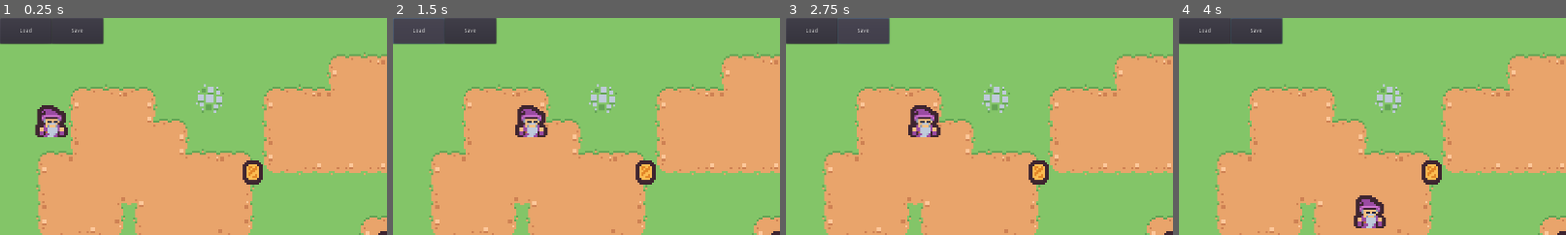
Above: before the commit, frames 1-4 (left to right).
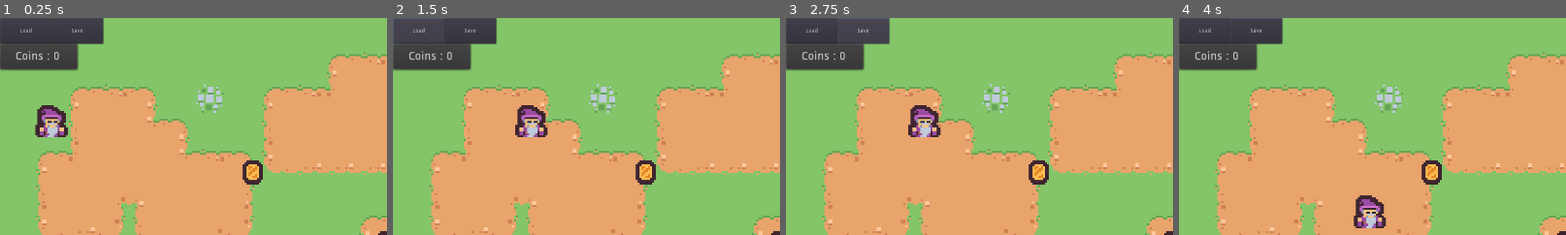
Above: after the commit, the same moments.

Repository: stupidratstudio/thoth
Game: Godot game, scene res://game/levels/level0.tscn
Two runs of this game, one before a commit and one after it. Both use one fixed random seed, a clock stepped at 60 frames per second and the inputs below.
Inputs (mouse positions are % of the whole screen's width and height, from its top left):
- Up to frame 1 (0.25 s): no input
- Up to frame 2 (1.5 s): tap Enter at 0.5 s; move the mouse to (72, 45) at 0.52 s; hold Right (move_right) 0.53-1.25 s; hold Space (move_action) 0.53-1.25 s; click (72, 45) at 0.67 s; click "Load" at 1.25 s
- Up to frame 3 (2.75 s): click "Save" at 2 s
- Up to frame 4 (4 s): move the mouse to (30, 55) at 2.77 s; hold Down (move_down) 2.78-3.53 s; tap 2 at 2.85 s; move the mouse to (60, 28) at 3.52 s; hold Right (move_right) from 3.53 s (still down); tap 3 at 3.6 s
The pictures show only the part of the screen within x 0-50%, y 0-50%; the shares and areas given below are measured in that part.

The runs differ from the first frame. In frame 1, 2.6% of the frame differs, in the area x 0-21%, y 11-25%; in frame 2, 2.6%; in frame 3, 2.6%; in frame 4, 2.6%.

Commit message:
Also write coin

Diff:
--- a/game/levels/level0.tscn
+++ b/game/levels/level0.tscn
@@ -6,6 +6,7 @@
 [ext_resource path="res://game/objects/coin.tscn" type="PackedScene" id=4]
 [ext_resource path="res://game/scripts/level0.gd" type="Script" id=5]
 [ext_resource path="res://game/scenes/buttons.tscn" type="PackedScene" id=6]
+[ext_resource path="res://game/scenes/coin_display.tscn" type="PackedScene" id=7]
 
 [node name="level0" type="Node2D"]
 script = ExtResource( 5 )
@@ -66,3 +67,6 @@
 position = Vector2( 128, 256 )
 
 [node name="buttons" parent="." instance=ExtResource( 6 )]
+
+[node name="coin_display" parent="." instance=ExtResource( 7 )]
+position = Vector2( 0, 64 )
--- a/game/levels/level1.tscn
+++ b/game/levels/level1.tscn
@@ -6,6 +6,7 @@
 [ext_resource path="res://game/scenes/buttons.tscn" type="PackedScene" id=4]
 [ext_resource path="res://game/objects/ghost.tscn" type="PackedScene" id=5]
 [ext_resource path="res://game/scripts/level1.gd" type="Script" id=6]
+[ext_resource path="res://game/scenes/coin_display.tscn" type="PackedScene" id=7]
 
 [node name="level1" type="Node2D"]
 script = ExtResource( 6 )
@@ -64,3 +65,6 @@
 position = Vector2( 752, 560 )
 
 [node name="buttons" parent="." instance=ExtResource( 4 )]
+
+[node name="coin_display" parent="." instance=ExtResource( 7 )]
+position = Vector2( 0, 64 )
--- /dev/null
+++ b/game/scenes/coin_display.gd
@@ -0,0 +1,4 @@
+extends Node2D
+
+func set_coin(coin):
+	$RichTextLabel.text = "Coins : " + String(coin)
--- /dev/null
+++ b/game/scenes/coin_display.tscn
@@ -0,0 +1,19 @@
+[gd_scene load_steps=2 format=2]
+
+[ext_resource path="res://game/scenes/coin_display.gd" type="Script" id=1]
+
+[node name="coin_display" type="Node2D"]
+scale = Vector2( 2, 2 )
+script = ExtResource( 1 )
+
+[node name="Control" type="Button" parent="."]
+margin_right = 96.0
+margin_bottom = 32.0
+disabled = true
+
+[node name="RichTextLabel" type="RichTextLabel" parent="."]
+margin_left = 19.0
+margin_top = 8.5
+margin_right = 115.0
+margin_bottom = 40.5
+text = "Coins :"
--- a/game/scripts/player.gd
+++ b/game/scripts/player.gd
@@ -10,6 +10,7 @@
 	pass # Replace with function body.
 
 func _process(delta):
+	_setCoins()
 	walkDirection = Vector2.ZERO
 	if Input.is_action_pressed("move_up"):
 		walkDirection+=Vector2(0,-1)
@@ -36,3 +37,6 @@
 
 func _physics_process(delta):
 	self.move_and_slide(walkDirection * speed)
+
+func _setCoins():
+	get_parent().get_parent().get_node("coin_display").set_coin(coin)
Not shown: 1 places in game/levels/level0.tscn that only renumber resources
Not shown: 1 places in game/levels/level1.tscn that only renumber resources
